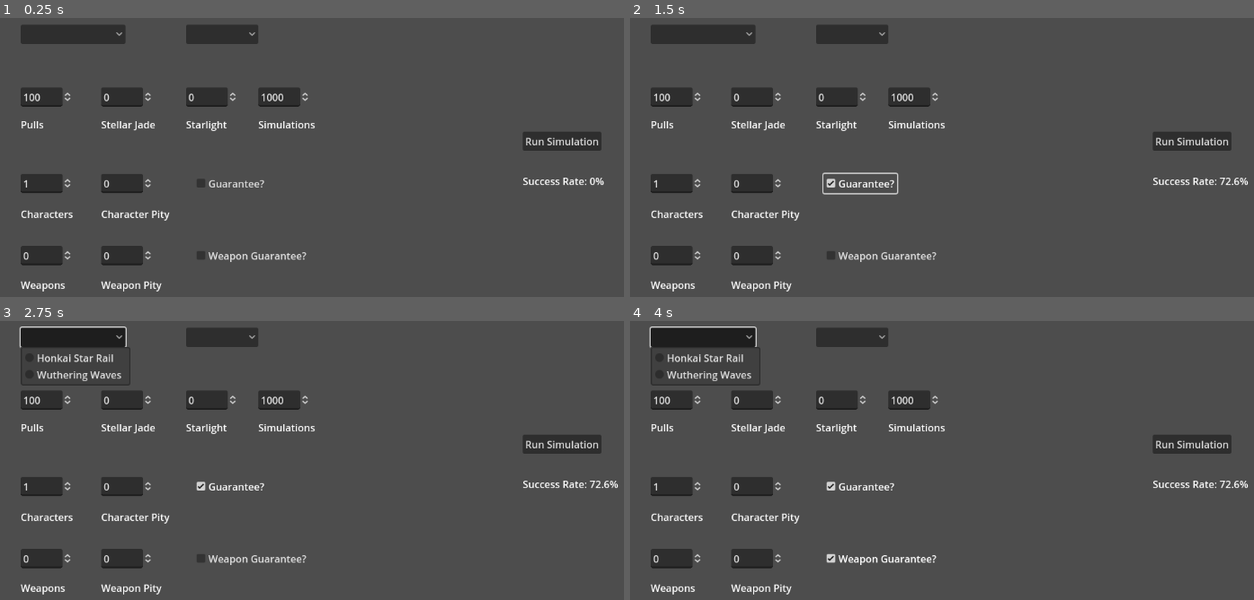
Above: before the commit, frames 1-4 (two rows, left to right).
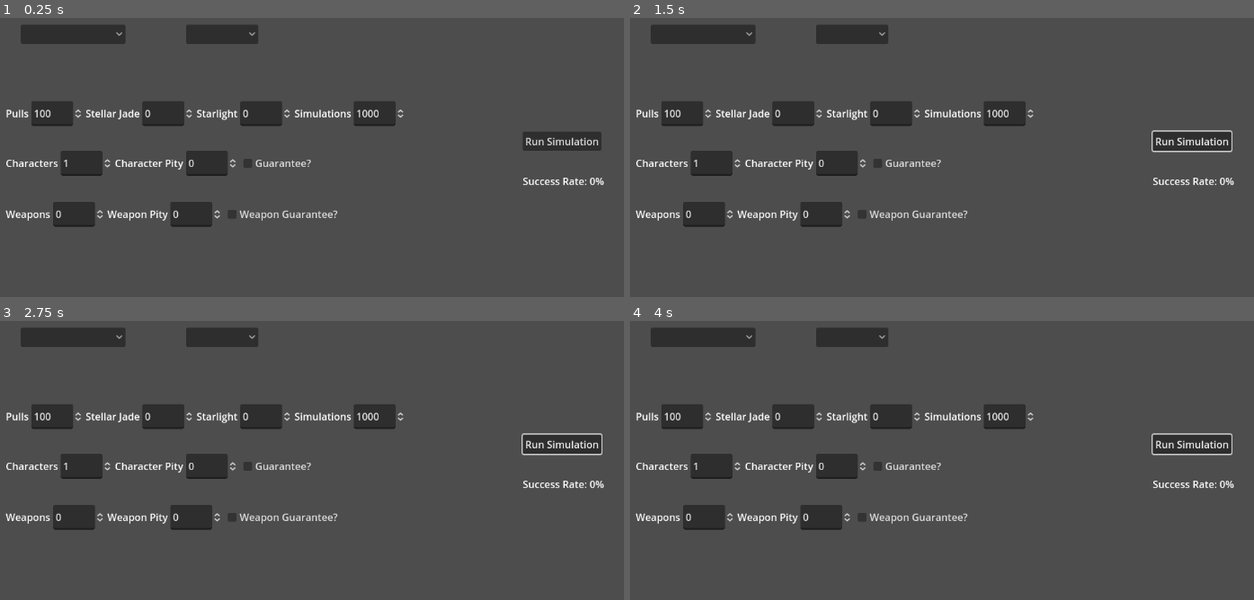
Above: after the commit, the same moments.

Repository: tyler-torr/Gacha-Pull-Simulator
Game: Godot game, scene res://scenes/pull_simulator.tscn
Two runs of this game, one before a commit and one after it. Both use one fixed random seed, a clock stepped at 60 frames per second and the inputs below.
Inputs (mouse positions are in pixels of both pictures, inside the frame that each line leads up to):
- Up to frame 1 (0.25 s): no input
- Up to frame 2 (1.5 s): click "Run Simulation" at 0.5 s; click "Guarantee?" at 1.25 s
- Up to frame 3 (2.75 s): click (74, 337) at 2.02 s
- Up to frame 4 (4 s): click "Weapon Guarantee?" at 2.75 s; click (704, 337) at 3.52 s

The runs differ from the first frame. In frame 1, 10% of the frame differs, in the area x 0-65%, y 25-99%; in frame 2, 11%; in frame 3, 11%; in frame 4, 11%, in the area x 0-100%, y 1-99%.
Error after the commit: Invalid access to property or key 'value' on a base object of type 'null instance'. (res://scripts/pull_simulator.gd:115)

Commit message:
In process of changing UI
Taking a break from the coding to start working on the UI. I want to make the simulator look pretty.
- Added HBoxContainers to hold the items inside.

Diff:
--- a/resources/HSRBanner.tres
+++ b/resources/HSRBanner.tres
@@ -8,7 +8,7 @@
 char_soft_pity_start = 74
 char_soft_pity_rate = 0.06
 char_hard_pity = 90
-char_fifty_fifty = 0.564
+char_fifty_fifty = 0.5
 wep_pull_rate = 0.008
 wep_soft_pity_start = 63
 wep_soft_pity_rate = 0.08
--- a/scenes/pull_simulator.tscn
+++ b/scenes/pull_simulator.tscn
@@ -10,70 +10,6 @@
 grow_horizontal = 2
 grow_vertical = 2
 script = ExtResource("1_dw13k")
-
-[node name="PullsLabel" type="Label" parent="."]
-layout_mode = 0
-offset_left = 52.0
-offset_top = 180.0
-offset_right = 123.0
-offset_bottom = 203.0
-text = "Pulls"
-
-[node name="CurrencyLabel" type="Label" parent="."]
-layout_mode = 0
-offset_left = 181.0
-offset_top = 180.0
-offset_right = 268.0
-offset_bottom = 203.0
-text = "Stellar Jade"
-
-[node name="GemsLabel" type="Label" parent="."]
-layout_mode = 0
-offset_left = 317.0
-offset_top = 180.0
-offset_right = 400.0
-offset_bottom = 203.0
-text = "Starlight"
-
-[node name="SimulationsLabel" type="Label" parent="."]
-layout_mode = 0
-offset_left = 433.0
-offset_top = 180.0
-offset_right = 524.0
-offset_bottom = 203.0
-text = "Simulations"
-
-[node name="CharacterLabel" type="Label" parent="."]
-layout_mode = 0
-offset_left = 52.0
-offset_top = 324.0
-offset_right = 171.0
-offset_bottom = 347.0
-text = "Characters"
-
-[node name="CharacterPityLabel" type="Label" parent="."]
-layout_mode = 0
-offset_left = 181.0
-offset_top = 324.0
-offset_right = 300.0
-offset_bottom = 347.0
-text = "Character Pity"
-
-[node name="WeaponLabel" type="Label" parent="."]
-layout_mode = 0
-offset_left = 52.0
-offset_top = 438.0
-offset_right = 135.0
-offset_bottom = 461.0
-text = "Weapons"
-
-[node name="WeaponPityLabel" type="Label" parent="."]
-layout_mode = 0
-offset_left = 181.0
-offset_top = 438.0
-offset_right = 300.0
-offset_bottom = 461.0
-text = "Weapon Pity"
 
 [node name="ResultLabel" type="Label" parent="."]
 layout_mode = 0
@@ -92,90 +28,7 @@
 text = "Run Simulation
 "
 
-[node name="AvailablePullsInput" type="SpinBox" parent="."]
-layout_mode = 0
-offset_left = 52.0
-offset_top = 132.0
-offset_right = 135.063
-offset_bottom = 163.0
-max_value = 100000.0
-value = 100.0
-
-[node name="AvailableCurrencyInput" type="SpinBox" parent="."]
-layout_mode = 0
-offset_left = 181.0
-offset_top = 132.0
-offset_right = 264.063
-offset_bottom = 163.0
-max_value = 100000.0
-
-[node name="AvailableGemsInput" type="SpinBox" parent="."]
-layout_mode = 0
-offset_left = 317.0
-offset_top = 132.0
-offset_right = 400.063
-offset_bottom = 163.0
-max_value = 100000.0
-
-[node name="SimulationRunsInput" type="SpinBox" parent="."]
-layout_mode = 0
-offset_left = 433.0
-offset_top = 132.0
-offset_right = 516.063
-offset_bottom = 163.0
-max_value = 99999.0
-value = 1000.0
-
-[node name="FiveStarCharacterInput" type="SpinBox" parent="."]
-layout_mode = 0
-offset_left = 52.0
-offset_top = 271.0
-offset_right = 135.063
-offset_bottom = 302.0
-max_value = 100000.0
-value = 1.0
-
-[node name="CharacterPityInput" type="SpinBox" parent="."]
-layout_mode = 0
-offset_left = 181.0
-offset_top = 271.0
-offset_right = 264.063
-offset_bottom = 302.0
-max_value = 100000.0
-
-[node name="GuaranteeInput" type="CheckBox" parent="."]
-layout_mode = 0
-offset_left = 329.0
-offset_top = 271.0
-offset_right = 447.0
-offset_bottom = 302.0
-text = "Guarantee?"
-
-[node name="FiveStarWeaponInput" type="SpinBox" parent="."]
-layout_mode = 0
-offset_left = 52.0
-offset_top = 387.0
-offset_right = 135.063
-offset_bottom = 418.0
-max_value = 100000.0
-
-[node name="WeaponPityInput" type="SpinBox" parent="."]
-layout_mode = 0
-offset_left = 181.0
-offset_top = 387.0
-offset_right = 264.063
-offset_bottom = 418.0
-max_value = 100000.0
-
-[node name="WeaponGuaranteeInput" type="CheckBox" parent="."]
-layout_mode = 0
-offset_left = 329.0
-offset_top = 387.0
-offset_right = 515.0
-offset_bottom = 418.0
-text = "Weapon Guarantee?"
-
-[node name="OptionButton" type="OptionButton" parent="."]
+[node name="BannersOption" type="OptionButton" parent="."]
 layout_mode = 0
 offset_left = 52.0
 offset_top = 31.0
@@ -197,6 +50,107 @@
 popup/item_1/text = "Assume E6"
 popup/item_1/id = 1
 
+[node name="RunContainer" type="HBoxContainer" parent="."]
+layout_mode = 2
+offset_left = 28.0
+offset_top = 154.0
+offset_right = 65.0
+offset_bottom = 194.0
+
+[node name="PullsLabel" type="Label" parent="RunContainer"]
+layout_mode = 2
+text = "Pulls"
+
+[node name="PullsInput" type="SpinBox" parent="RunContainer"]
+layout_mode = 2
+max_value = 100000.0
+value = 100.0
+
+[node name="CurrencyLabel" type="Label" parent="RunContainer"]
+layout_mode = 2
+text = "Stellar Jade"
+
+[node name="CurrencyInput" type="SpinBox" parent="RunContainer"]
+layout_mode = 2
+max_value = 100000.0
+
+[node name="GemsLabel" type="Label" parent="RunContainer"]
+layout_mode = 2
+text = "Starlight"
+
+[node name="GemsInput" type="SpinBox" parent="RunContainer"]
+layout_mode = 2
+max_value = 100000.0
+
+[node name="SimulationsLabel" type="Label" parent="RunContainer"]
+layout_mode = 2
+text = "Simulations"
+
+[node name="SimulationsInput" type="SpinBox" parent="RunContainer"]
+layout_mode = 2
+max_value = 99999.0
+value = 1000.0
+
+[node name="CharacterContainer" type="HBoxContainer" parent="."]
+layout_mode = 0
+offset_left = 28.0
+offset_top = 234.0
+offset_right = 549.0
+offset_bottom = 274.0
+
+[node name="CharacterLabel" type="Label" parent="CharacterContainer"]
+layout_mode = 2
+text = "Characters"
+
+[node name="CharacterInput" type="SpinBox" parent="CharacterContainer"]
+layout_mode = 2
+max_value = 100000.0
+value = 1.0
+
+[node name="CharacterPityLabel" type="Label" parent="CharacterContainer"]
+layout_mode = 2
+text = "Character Pity"
+
+[node name="CharacterPityInput" type="SpinBox" parent="CharacterContainer"]
+layout_mode = 2
+max_value = 100000.0
+
+[node name="CharGuaranteeInput" type="CheckBox" parent="CharacterContainer"]
+layout_mode = 2
+text = "Guarantee?"
+
+[node name="WeaponContainer" type="HBoxContainer" parent="."]
+layout_mode = 0
+offset_left = 28.0
+offset_top = 316.0
+offset_right = 549.0
+offset_bottom = 356.0
+
+[node name="WeaponLabel" type="Label" parent="WeaponContainer"]
+layout_mode = 2
+text = "Weapons"
+
+[node name="WeaponInput" type="SpinBox" parent="WeaponContainer"]
+layout_mode = 2
+max_value = 100000.0
+
+[node name="WeaponPityLabel" type="Label" parent="WeaponContainer"]
+layout_mode = 2
+text = "Weapon Pity"
+
+[node name="WeaponPityInput" type="SpinBox" parent="WeaponContainer"]
+layout_mode = 2
+max_value = 100000.0
+
+[node name="WepGuaranteeInput" type="CheckBox" parent="WeaponContainer"]
+layout_mode = 2
+text = "Weapon Guarantee?"
+
+[node name="BoxContainer" type="BoxContainer" parent="."]
+layout_mode = 0
+offset_right = 741.0
+offset_bottom = 457.0
+
 [connection signal="pressed" from="RunButton" to="." method="_on_run_button_pressed"]
-[connection signal="item_selected" from="OptionButton" to="." method="_on_option_button_item_selected"]
+[connection signal="item_selected" from="BannersOption" to="." method="_on_option_button_item_selected"]
 [connection signal="item_selected" from="CopiesButton" to="." method="_on_copies_button_item_selected"]
--- a/scripts/pull_simulator.gd
+++ b/scripts/pull_simulator.gd
@@ -79,7 +79,7 @@
 func calculate_average_success(desired_chars: int, desired_weps: int, simulation_runs: int) -> float:
 	var successful_runs = 0
 	for i in range(simulation_runs):
-		reset_values()
+		reset()
 		while run.remaining_pulls > 0:
 			run.remaining_pulls -= 1
 			# Character banners
@@ -100,8 +100,8 @@
 
 
 # Called at the start of each simulated run. Resets some values to ones specified by user
-func reset_values() -> void:
-	run.reset(banner)
+func reset() -> void:
+	run.clear(banner)
 	run.remaining_pulls = int(available_pulls_input.value)
 	run.remaining_currency = int(available_currency_input.value)
 	run.remaining_gems = int(available_gems_input.value)
--- a/scripts/run_data.gd
+++ b/scripts/run_data.gd
@@ -48,8 +48,8 @@
 	self.wep_four_star_guarantee = false
 
 
-# Fully reset value of a simulation run. Use when starting a new run
-func reset(banner: Banner) -> void:
+# Fully clear values of a simulation run. Use when starting a new run
+func clear(banner: Banner) -> void:
 	remaining_pulls = 0
 	remaining_currency = 0
 	remaining_gems = 0
